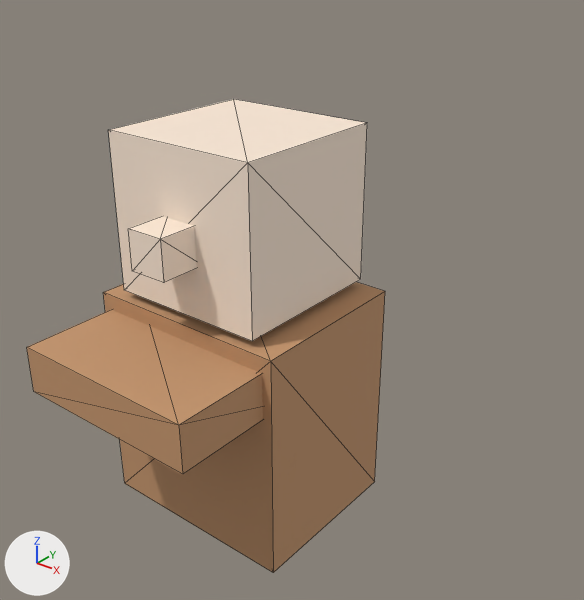
The glTF model tests/e2e/fixtures/mk8-pack/models/racers/donkey-kong.glb, before and after one commit.
The view is the same before and after, from a camera (50 mm lens) standing at (1.249, -1.369, 1.472) and looking at (0.143, 0.013, 0.615). The axes (+X, +Y, +Z) are drawn at lower left. The lights are the same throughout. The picture after the commit comes second. Mesh edges are drawn as thin lines. Vertices at exactly the same position are counted once.

The scene before the commit, as lines of its bpy script (objects in view):
```python
me_figure = bpy.data.meshes.new('figure')
me_figure.from_pydata(...)  # a box spanning x -0.275..0.275, y -0.225..0.225, z 0.0..0.6, material slot 0; a box spanning x -0.25..0.25, y -0.475..-0.125, z 0.44..0.56, material slot 0; a box spanning x -0.21..0.21, y -0.21..0.21, z 0.62..1.02, material slot 1; a box spanning x -0.05..0.05, y -0.31..-0.19, z 0.75..0.85, material slot 1
me_figure.materials.append(mat_material_0)  # brown #c4956c
me_figure.materials.append(mat_material_1)  # pale yellow #fdead7
ob_figure = bpy.data.objects.new('figure', me_figure)
ob_figure.location = (0.0, 0.0, 0.0)
```
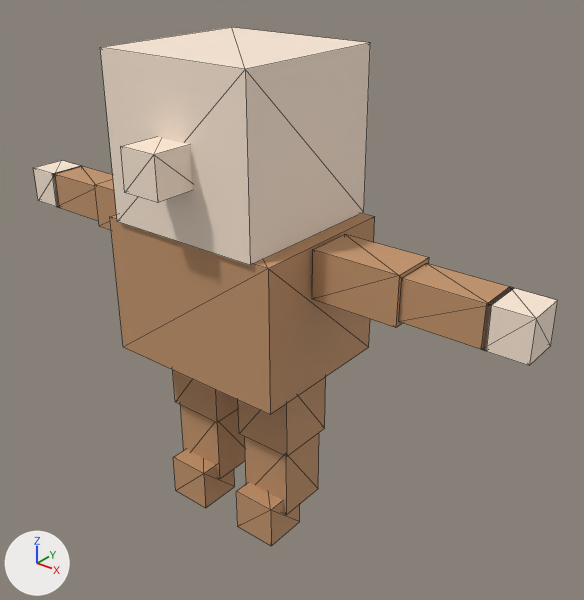
Scene script edits in JSON lines:
```json
{"block": "me_figure", "where": "# used by ob_figure; location = (0.0, 0.0, 0.0)"}
{"op": "remove", "block": "me_figure", "code": "me_figure.from_pydata(...)  # 32 vertices, 48 faces; spans x -0.275..0.275, y -0.475..0.225, z 0.0..1.02"}
{"op": "add", "block": "me_figure", "code": "me_figure.from_pydata(...)  # 120 vertices, 180 faces; spans x -0.77..0.77, y -0.31..0.21, z -0.045..1.2"}
{"block": "me_figure", "change": "me_figure part 1: a new loose piece, a box spanning x -0.25..0.25, y -0.2..0.2, z 0.44..0.8, in mat_material_0 (brown #c4956c)"}
{"block": "me_figure", "change": "me_figure part 2: a new loose piece, a box spanning x 0.26..0.48, y -0.06..0.06, z 0.68..0.8, in mat_material_0 (brown #c4956c)"}
{"block": "me_figure", "change": "me_figure part 3: a new loose piece, a box spanning x 0.48..0.68, y -0.05..0.05, z 0.69..0.79, in mat_material_0 (brown #c4956c)"}
{"block": "me_figure", "change": "me_figure part 4: a new loose piece, a box spanning x 0.04..0.2, y -0.08..0.08, z 0.23..0.45, in mat_material_0 (brown #c4956c)"}
{"block": "me_figure", "change": "me_figure part 5: a new loose piece, a box spanning x 0.05..0.19, y -0.07..0.07, z 0.03..0.23, in mat_material_0 (brown #c4956c)"}
{"block": "me_figure", "change": "me_figure part 6: a new loose piece, a box spanning x 0.06..0.18, y -0.12..0.0, z -0.045..0.075, in mat_material_0 (brown #c4956c)"}
{"block": "me_figure", "change": "me_figure part 7: a new loose piece, a box spanning x -0.48..-0.26, y -0.06..0.06, z 0.68..0.8, in mat_material_0 (brown #c4956c)"}
{"block": "me_figure", "change": "me_figure part 8: a new loose piece, a box spanning x -0.68..-0.48, y -0.05..0.05, z 0.69..0.79, in mat_material_0 (brown #c4956c)"}
{"block": "me_figure", "change": "me_figure part 9: a new loose piece, a box spanning x -0.2..-0.04, y -0.08..0.08, z 0.23..0.45, in mat_material_0 (brown #c4956c)"}
{"block": "me_figure", "change": "me_figure part 10: a new loose piece, a box spanning x -0.19..-0.05, y -0.07..0.07, z 0.03..0.23, in mat_material_0 (brown #c4956c)"}
{"block": "me_figure", "change": "me_figure part 11: a new loose piece, a box spanning x -0.18..-0.06, y -0.12..0.0, z -0.045..0.075, in mat_material_0 (brown #c4956c)"}
{"block": "me_figure", "change": "me_figure part 12: the loose piece of 8 vertices spanning x -0.21..0.21, y -0.21..0.21, z 0.62..1.02 is moved by (0.0, 0.0, 0.18)"}
{"block": "me_figure", "change": "me_figure part 13: the loose piece of 8 vertices spanning x -0.05..0.05, y -0.31..-0.19, z 0.75..0.85 is moved by (0.0, 0.0, 0.18)"}
{"block": "me_figure", "change": "me_figure part 14: a new loose piece, a box spanning x 0.67..0.77, y -0.05..0.05, z 0.69..0.79, in mat_material_1 (pale yellow #fdead7)"}
{"block": "me_figure", "change": "me_figure part 15: a new loose piece, a box spanning x -0.77..-0.67, y -0.05..0.05, z 0.69..0.79, in mat_material_1 (pale yellow #fdead7)"}
{"block": "me_figure", "change": "me_figure part 16: the loose piece of 8 vertices spanning x -0.275..0.275, y -0.225..0.225, z 0.0..0.6 is deleted"}
{"block": "me_figure", "change": "me_figure part 17: the loose piece of 8 vertices spanning x -0.25..0.25, y -0.475..-0.125, z 0.44..0.56 is deleted"}
```

Location of each change, [x1, y1, x2, y2] in pixels of the pictures (584 x 600 px; the box of a moved part takes in the faces that stretch with it):
```json
{"object": "figure", "change": "reshaped", "before": [27, 99, 385, 573], "after": [34, 27, 558, 546], "on screen": "46% wider, 9% taller"}
{"part": 1, "of": "me_figure", "change": "added", "after": [110, 213, 375, 414], "on screen": "brown"}
{"part": 2, "of": "me_figure", "change": "added", "after": [312, 234, 429, 328], "on screen": "brown"}
{"part": 3, "of": "me_figure", "change": "added", "after": [399, 263, 512, 351], "on screen": "brown"}
{"part": 4, "of": "me_figure", "change": "added", "after": [238, 377, 326, 457], "on screen": "brown"}
{"part": 5, "of": "me_figure", "change": "added", "after": [245, 433, 319, 515], "on screen": "brown"}
{"part": 6, "of": "me_figure", "change": "added", "after": [236, 482, 300, 546], "on screen": "brown"}
{"part": 7, "of": "me_figure", "change": "added", "after": [95, 179, 117, 230], "on screen": "brown"}
{"part": 8, "of": "me_figure", "change": "added", "after": [53, 166, 113, 221], "on screen": "brown"}
{"part": 9, "of": "me_figure", "change": "added", "after": [173, 370, 238, 422], "on screen": "brown"}
{"part": 10, "of": "me_figure", "change": "added", "after": [180, 405, 245, 479], "on screen": "brown"}
{"part": 11, "of": "me_figure", "change": "added", "after": [173, 449, 235, 508], "on screen": "brown"}
{"part": 12, "of": "me_figure", "change": "moved or reshaped", "before": [108, 99, 367, 341], "after": [100, 27, 370, 265]}
{"part": 13, "of": "me_figure", "change": "moved or reshaped", "before": [128, 216, 197, 283], "after": [121, 137, 192, 203]}
{"part": 14, "of": "me_figure", "change": "added", "after": [482, 287, 558, 366], "on screen": "pale yellow"}
{"part": 15, "of": "me_figure", "change": "added", "after": [34, 160, 82, 207], "on screen": "pale yellow"}
{"part": 16, "of": "me_figure", "change": "deleted", "before": [103, 282, 385, 573], "on screen": "brown"}
{"part": 17, "of": "me_figure", "change": "deleted", "before": [27, 310, 263, 475], "on screen": "brown"}
```
